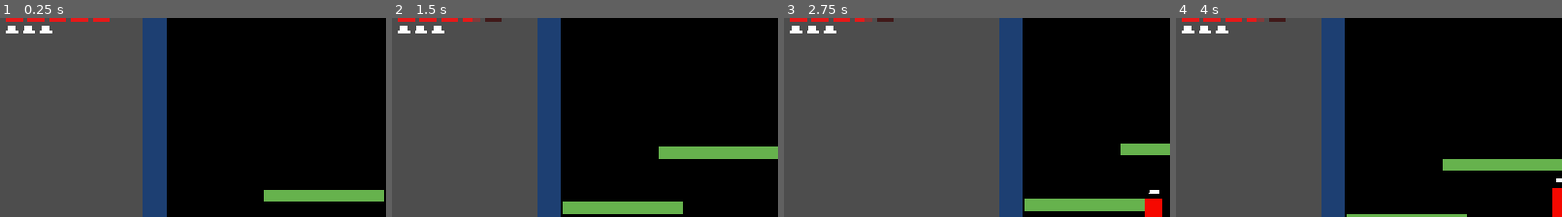
Above: before the commit, frames 1-4 (left to right).
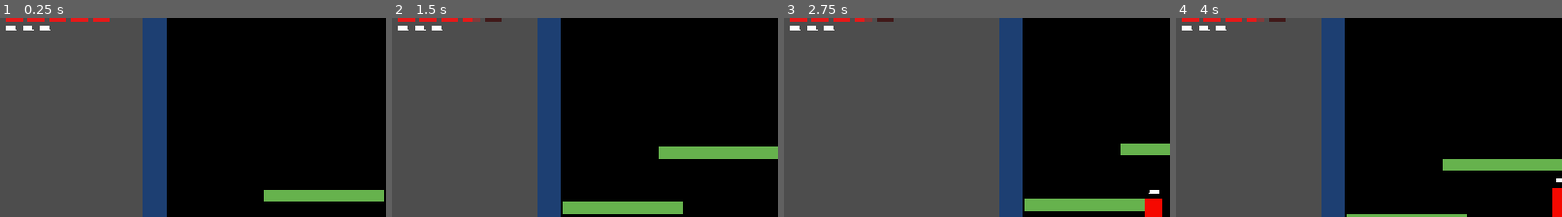
Above: after the commit, the same moments.

Repository: danngreen/fuzzy-world-2.0
Game: Godot game, scene res://scenes/main.tscn
Same seed, same stepped clock (60 frames per second), same inputs: the game is played once before the commit and once after it.
Inputs:
- Up to frame 1 (0.25 s): no input
- Up to frame 2 (1.5 s): hold Right (move_right) from 0.53 s (still down); tap Space (jump) at 0.77 s
- Up to frame 3 (2.75 s): tap Space (jump) at 1.52 s; release Right (move_right) at 2.03 s; hold Left (move_left) from 2.03 s (still down)
- Up to frame 4 (4 s): release Left (move_left) at 2.78 s; hold Right (move_right) from 2.78 s (still down); tap Space (jump) at 3.02, 3.77 s
The pictures show only the part of the screen within x 0-50%, y 6-56%; the shares and areas given below are measured in that part.

The runs differ from the first frame. In frame 1, 0.2% of the frame differs, in the area x 1-14%, y 3-8%; in frame 2, 0.2%; in frame 3, 0.2%; in frame 4, 0.2%.

Commit message:
Tweak hat brim in life meter

Diff:
--- a/scenes/hud/hud.gd
+++ b/scenes/hud/hud.gd
@@ -42,14 +42,15 @@
 		var hat = Control.new()
 		hat.custom_minimum_size = Vector2(20, 14)
 
+		# Top is 16 x 5
 		var top = ColorRect.new()
-		top.offset_left = 2; top.offset_top = 0
-		top.offset_right = 16; top.offset_bottom = 8
+		top.offset_left = 0; top.offset_top = 0
+		top.offset_right = 16; top.offset_bottom = 5
 		hat.add_child(top)
-
+		# Brim is 18 x 2
 		var brim = ColorRect.new()
-		brim.offset_left = 0; brim.offset_top = 8
-		brim.offset_right = 20; brim.offset_bottom = 11
+		brim.offset_left = 0; brim.offset_top = top.offset_bottom
+		brim.offset_right = 18; brim.offset_bottom = brim.offset_top + 2
 		hat.add_child(brim)
 
 		$LivesContainer.add_child(hat)
